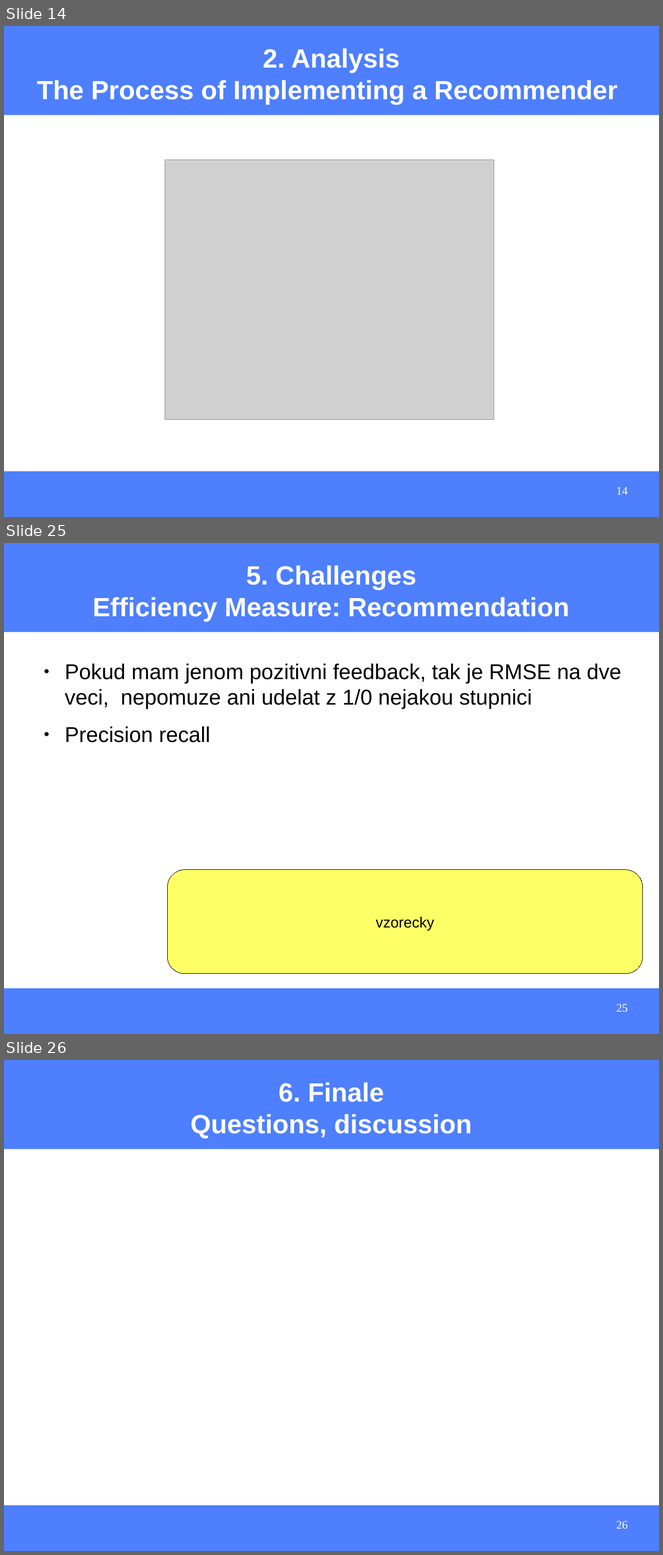
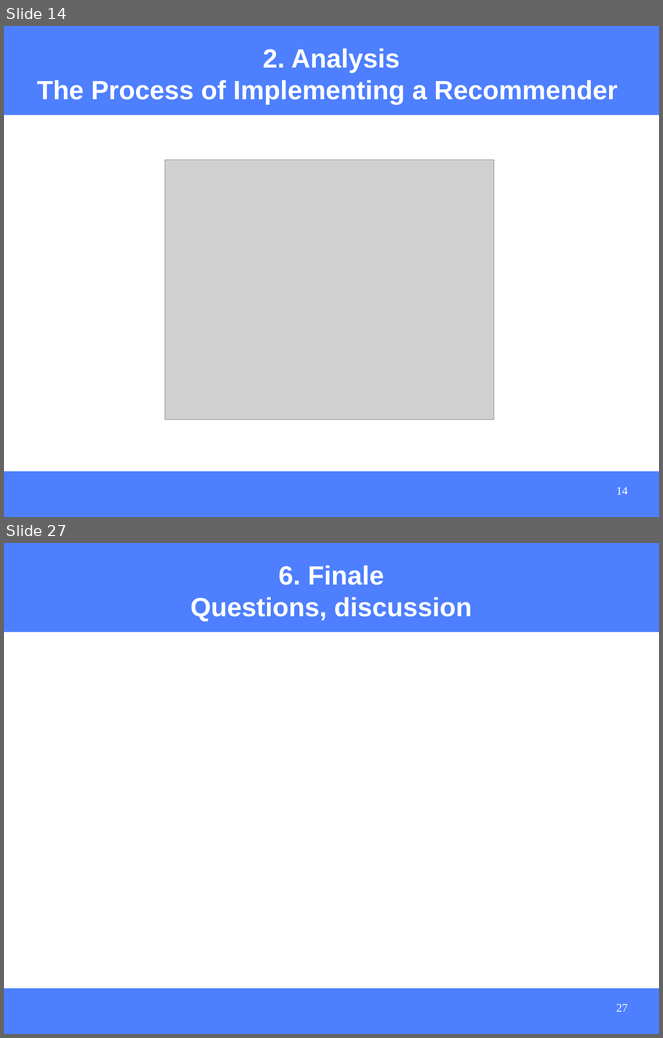
Before and after one commit to hasantayyar/unresyst, a slide deck: docs/presentations/unresyst_seminar_110308.odp. Shown one above the other, each under a label of ours: slides 14, 25 and 26 before the commit, slides 14 and 27 after it; the slides between them are not shown. The pictures are 663x1555 and 663x1038 pixels, drawn with LibreOffice and Linux fonts; fonts in the diff are those of the drawing; grey boxes stand for pictures. Boxes give left, top, right and bottom in pixels: in the first picture for what was removed or moved away, otherwise in the second. Text is boxed around its words. In the diff, an @@ line names an element or a change of style, - is before the commit and + after.

```diff
--- a/docs/presentations/unresyst_seminar_110308.odp
+++ b/docs/presentations/unresyst_seminar_110308.odp
@@ slide 25 removed at [4, 543, 659, 1034], background #FFFFFF; not listed: 2 template elements that a slide beside it also shows @@
@@ title removed at [93, 565, 570, 622] @@
-5. Challenges
-Efficiency Measure: Recommendation
@@ text removed at [65, 664, 622, 743] @@
-● Pokud mam jenom pozitivni feedback, tak je RMSE na dve veci, nepomuze ani udelat z 1/0 nejakou stupnici
-● Precision recall
@@ rounded rectangle removed at [167, 870, 643, 974] @@
-vzorecky
@@ page number removed at [617, 1004, 628, 1012] @@
-25
@@ what was slide 26 is now slide 27 @@
@@ page number at [617, 1004, 628, 1012]: text changed @@
-26
+27
```
Also in this commit, not shown: 3 slides changed, 9 slides added, 7 other slides removed, 16 other files.
